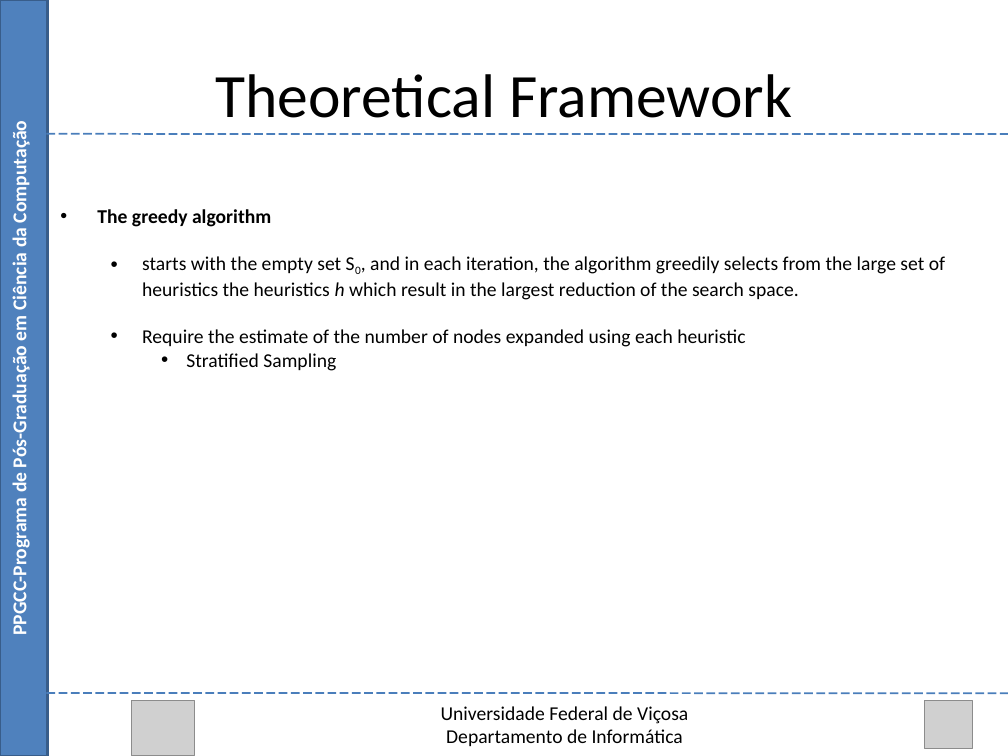
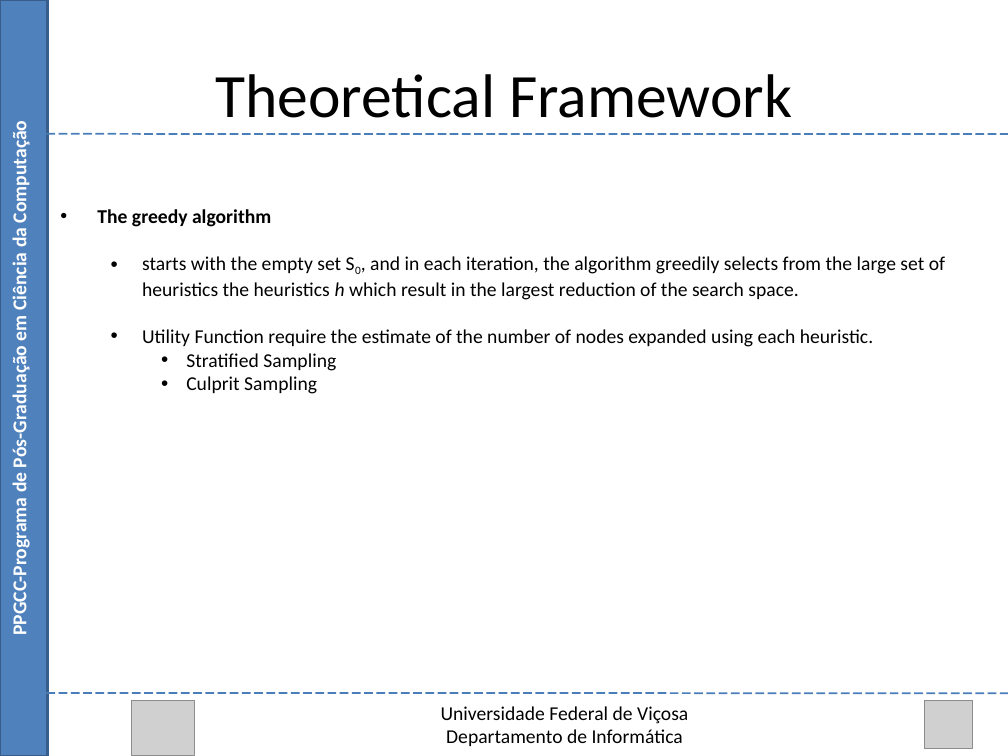
Before and after one commit to Marvinsky/research-marvin, a slide deck: slide 24 of latex/odp/selection heuristics.odp. Drawn at 1008x756 pixels with LibreOffice and Linux fonts; fonts in the diff are those of the drawing; grey boxes stand for pictures. Boxes give left, top, right and bottom in pixels: in the first picture for what was removed or moved away, otherwise in the second. Text is boxed around its words. In the diff, an @@ line names an element or a change of style, - is before the commit and + after.

Commit message:
13/08/15 update selection heuristics

```diff
--- a/latex/odp/selection heuristics.odp
+++ b/latex/odp/selection heuristics.odp
@@ text at (x1=142, y1=329, x2=873, y2=347): text changed @@
-  • Require the estimate of the number of nodes expanded using each heuristic
+  • Utility Function require the estimate of the number of nodes expanded using each heuristic.
@@ text at (x1=186, y1=376, x2=317, y2=394): paragraph added @@
+    • Culprit Sampling
```
Also in this commit, not shown: 17 other slides changed.
